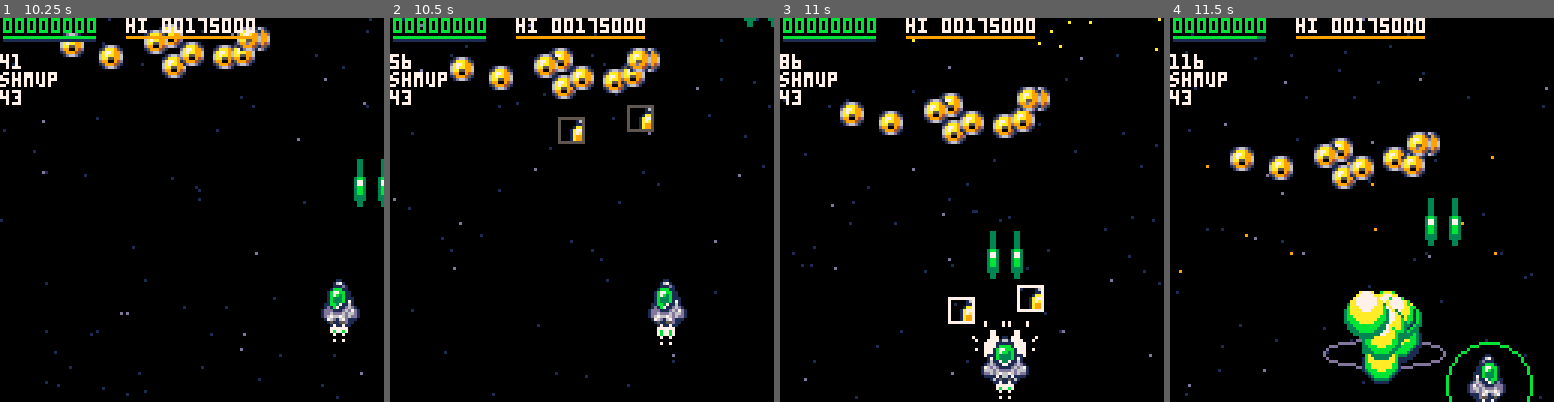
Above: before the commit, frames 1-4 (left to right).
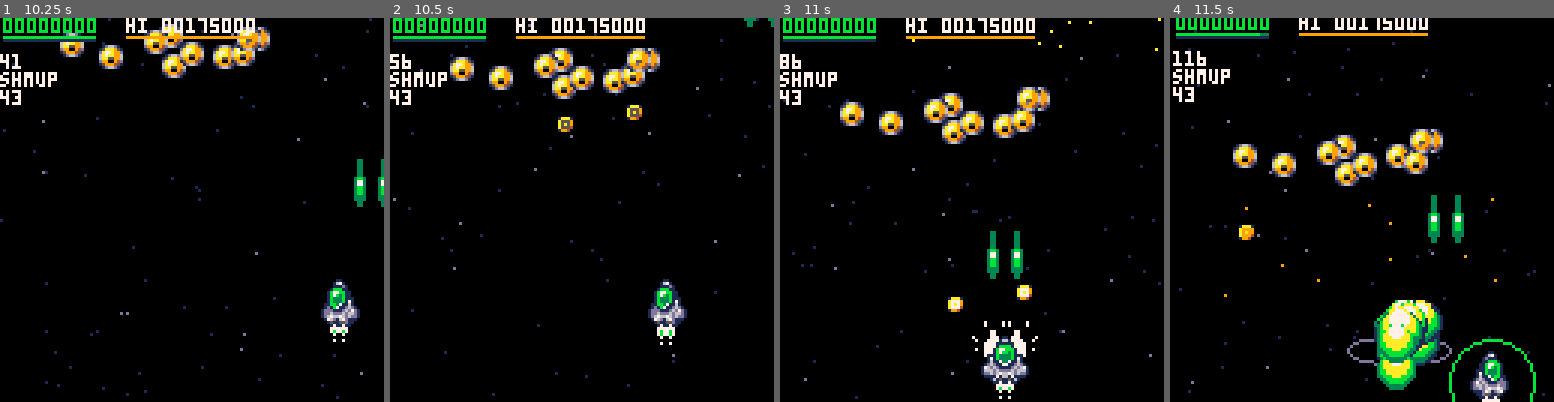
Above: after the commit, the same moments.

Repository: wimpysworld/antsy-alien-attack-pico
Game: PICO-8 cartridge main.p8
The game is run twice, just before and just after one commit, with the same random seed, the same clock (stepped at 60 frames per second) and the same inputs.
Inputs:
- Up to frame 1 (10.25 s): tap X (X key) at 0.33, 1.07, 1.85, 2.97, 4.08, 5.2, 6.32, 7.43, 8.55, 9.67 s; tap O (Z key) at 0.7, 1.7, 2.1, 2.5, 2.9, 3.3, 3.7, 4.1, 4.5, 4.9, 5.3, 5.7, 6.1, 6.5, 6.9, 7.3, 7.7, 8.1, 8.5, 8.9, 9.3, 9.7, 10.1 s; hold Right 1.6-2.1 s; hold Up 2.15-2.42 s; hold Right 2.47-3.03 s; hold Left 3.08-3.58 s; hold Down 3.63-3.97 s; hold Right 4.02-4.68 s; hold Up 4.73-5.03 s; hold Left 5.08-5.68 s; hold Down 5.73-6.03 s; hold Right 6.08-6.58 s; hold Right 6.63-7.13 s; hold Up 7.18-7.45 s; hold Right 7.5-8.07 s; hold Left 8.12-8.62 s; hold Down 8.67-9 s; hold Right 9.05-9.72 s; hold Up 9.77-10.07 s; hold Left from 10.12 s (still down)
- Up to frame 2 (10.5 s): keep holding Left
- Up to frame 3 (11 s): tap O (Z key) at 10.5, 10.9 s; release Left at 10.72 s; hold Down from 10.77 s (still down); tap X (X key) at 10.78 s
- Up to frame 4 (11.5 s): release Down at 11.07 s; hold Right from 11.12 s (still down); tap O (Z key) at 11.3 s

Frame 1 is identical in both runs. In frame 2, 0.9% of the frame differs, in the area x 43-69%, y 22-33%; in frame 3, 0.9%; in frame 4, 14%, in the area x 0-100%, y 0-100%.

Commit message:
chore: refactor actor object

Diff:
--- a/main.p8
+++ b/main.p8
@@ -1157,13 +1157,14 @@
 	pl.speed=1.35
 	pl.hud_x=hud_x
 	pl.debris_style=debris_style
-	pl.explosion_size=3
-	pl.explosion_style=explosion_style
+	pl.explosion_size,pl.explosion_style=3,explosion_style
 	pl.shot_speed=2.5
 	pl.sfx_shoot=sfx_shoot
-	pl.shields=100
+	pl.shields,pl.score=100,0
 	pl.prev_dir=-1
-
+ pl.generator,pl.shields=0,0
+ pl.lock_to_screen,pl.controls_enabled,pl.bomb_enabled,pl.shot_enabled=false,true,true,true
+ pl.shot_cooldown,pl.shot_cooldown_timer=5,0
  pl.sprite=sprite_create({0,2,4,6,8},2,2)
  pl.sprite.frame=3.5
  sprite_hitbox(pl.sprite,4,3,7,9)
@@ -1468,38 +1469,24 @@
  return {
   x=x,
   y=y,
-  breed=nil,
   speed_x=0,
   speed_y=0.5,
-  score=0,
-  bomb_enabled=true,
   debris_size=1,
   debris_style=nil,
   explosion_size=1,
   explosion_quantity=1,
   explosion_screen_flash=0,
-  explosion_screen_shake=0,
+  explosion_screen_shake=1,
   explosion_style=nil,
-  sfx_birth=nil,
-  sfx_death=nil,
-  sfx_shoot=nil,
-  shot_enabled=true,
-  shot_cooldown=5,
-  shot_cooldown_timer=0,
   shot_pattern="",
   shot_damage=10,
   shot_speed_x=0,
   shot_speed_y=4,
-  collision_damage=20,
+  shot_sprite=65,
   col_lt=10,
   col_dk=9,
   sprite={},
-  jet={},
-  hp=100,
-  generator=0,
-  shields=0,
-  lock_to_screen=false,
-  controls_enabled=true,
+  hp=100
  }
 end
 
